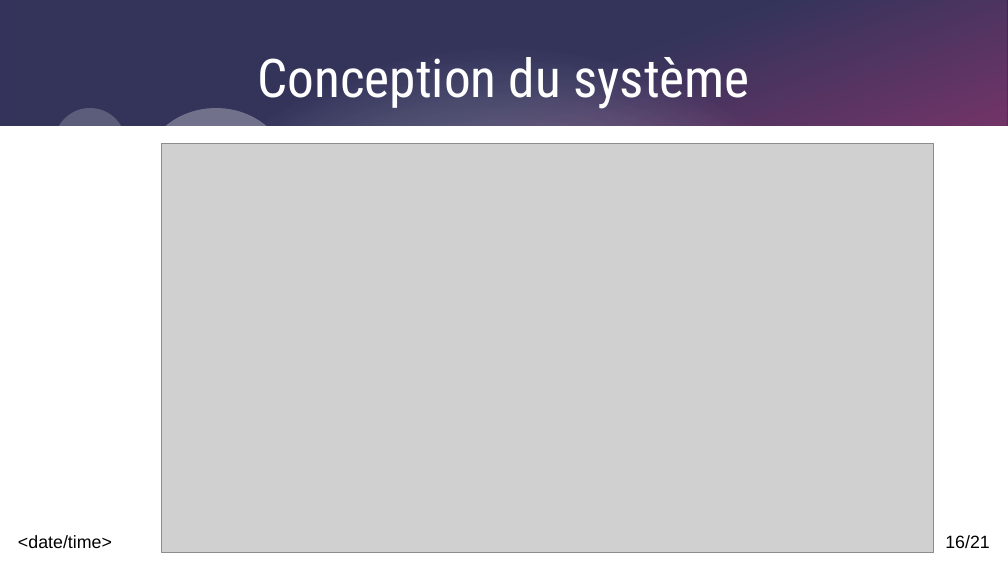
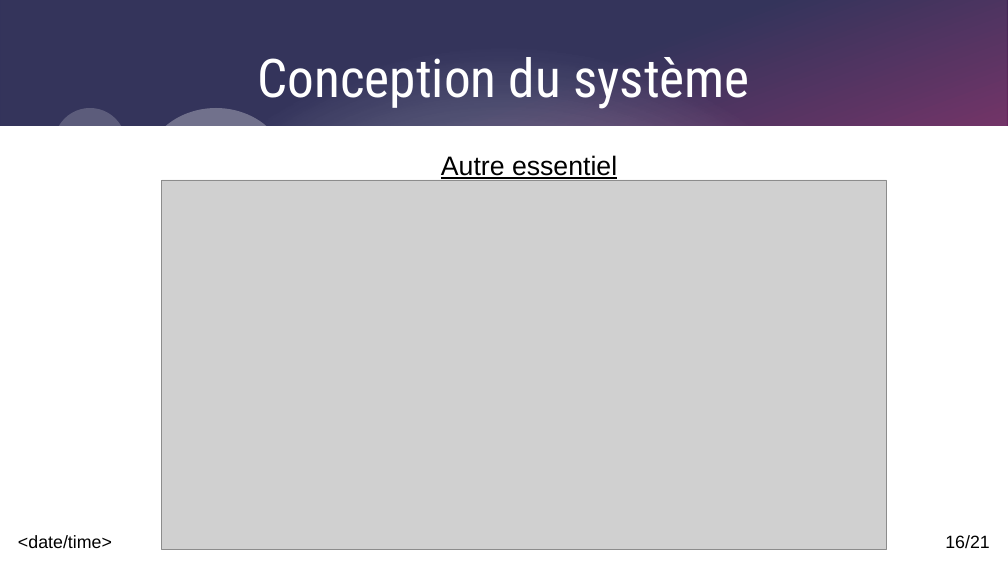
Before and after one commit to Corentinh2/PROJET_GESTIONNAIRE_DE_CHARGE, a slide deck: slide 16 of Revues/DiapoRevue3_VR.odp. Drawn at 1008x567 pixels with LibreOffice and Linux fonts; fonts in the diff are those of the drawing; grey boxes stand for pictures. Boxes give left, top, right and bottom in pixels: in the first picture for what was removed or moved away, otherwise in the second. Text is boxed around its words. In the diff, an @@ line names an element or a change of style, - is before the commit and + after.

```diff
--- a/Revues/DiapoRevue3_VR.odp
+++ b/Revues/DiapoRevue3_VR.odp
@@ text added at <box>441,155,617,179</box>, 21 pt, text #000000, underline @@
+Autre essentiel
@@ picture: place and size @@
-picture at <box>162,144,934,552</box>
+picture at <box>162,180,886,550</box>
```
Also in this commit, not shown: 30 other files.
